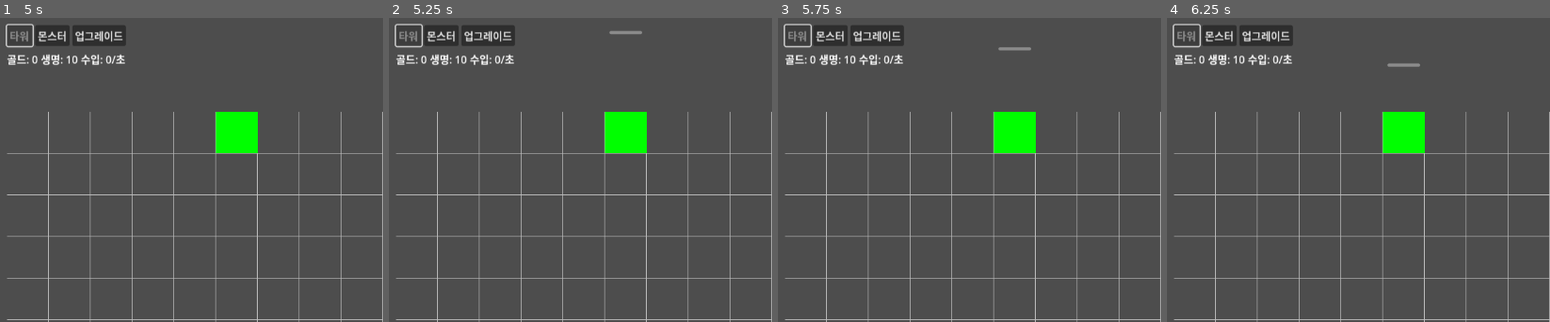
Above: before the commit, frames 1-4 (left to right).
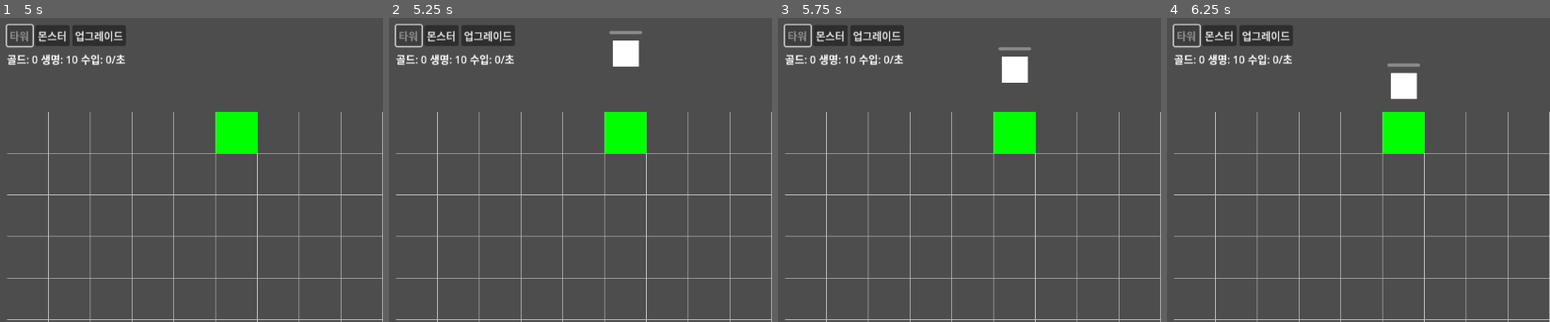
Above: after the commit, the same moments.

Repository: kwonskdev/tower_defence
Game: Godot game, scene res://scenes/main/MainGame.tscn
The game is run twice, just before and just after one commit, with the same random seed, the same clock (stepped at 60 frames per second) and the same inputs.
Inputs:
- Up to frame 1 (5 s): click "몬스터" at 0.5 s; click "타워" at 1.25 s; click "업그레이드" at 2 s; click "타워" at 2.75 s; click "Sniper Tower" at 3.5 s; click "Artillery Tower" at 4.25 s
- Up to frame 2 (5.25 s): click "Rapid Sniper" at 5 s
- Up to frame 3 (5.75 s): no input
- Up to frame 4 (6.25 s): click "AA Sniper" at 5.75 s

Frame 1 is identical in both runs. In frame 2, 0.6% of the frame differs, in the area x 58-66%, y 7-17%; in frame 3, 0.6%; in frame 4, 0.6%, in the area x 58-66%, y 17-27%.

Commit message:
fix: 타워와 몬스터 시각적 표현 추가
구현 내용:
- TowerBase: 색깔별 60x60 사각형 텍스처 동적 생성
  - 7가지 색깔 지원 (빨강/주황/노랑/초록/파랑/남색/보라)
  - _setup_visual() 메서드로 Sprite2D에 텍스처 할당

- MonsterBase: 타입별 40x40 사각형 텍스처 동적 생성
  - 일반형(흰색), 공격형(진빨강), 지원형(청록), 공중형(연파랑)
  - _get_monster_display_color() 메서드로 타입별 색상 구분

시각적 개선 효과:
- 이제 타워가 화면에서 색깔별로 보임
- 몬스터가 타입별로 구분되어 보임
- 기본적인 게임 요소 식별 가능

다음 단계: 충돌 감지 및 상호작용 시스템 연결

🤖 Generated with [Claude Code](https://claude.ai/code)

Co-Authored-By: Claude <noreply@anthropic.com>

Diff:
--- a/scripts/monsters/MonsterBase.gd
+++ b/scripts/monsters/MonsterBase.gd
@@ -45,8 +45,36 @@
 	current_stats = base_stats.duplicate()
 	_initialize_monster_type()
 	_setup_collision()
+	_setup_visual()
 
 	Logger.monster_ai_log("Monster initialized: %s (Type: %s)" % [monster_name, _type_to_string(monster_type)])
+
+func _setup_visual():
+	var sprite = get_node("Sprite2D") as Sprite2D
+	if sprite:
+		var texture = ImageTexture.new()
+		var image = Image.create(40, 40, false, Image.FORMAT_RGB8)
+
+		var monster_color = _get_monster_display_color()
+		image.fill(monster_color)
+
+		texture.set_image(image)
+		sprite.texture = texture
+
+		Logger.monster_ai_log("Monster visual setup: %s (%s)" % [monster_name, _type_to_string(monster_type)])
+
+func _get_monster_display_color() -> Color:
+	match monster_type:
+		MonsterType.NORMAL:
+			return Color.WHITE
+		MonsterType.AGGRESSIVE:
+			return Color.DARK_RED
+		MonsterType.SUPPORT:
+			return Color.CYAN
+		MonsterType.FLYING:
+			return Color.LIGHT_BLUE
+		_:
+			return Color.GRAY
 
 func _initialize_monster_type():
 	match monster_type:
--- a/scripts/towers/TowerBase.gd
+++ b/scripts/towers/TowerBase.gd
@@ -53,6 +53,40 @@
 	_initialize_tower()
 	_setup_components()
 	_apply_attribute_bonuses()
+	_setup_visual()
+
+func _setup_visual():
+	var sprite = get_node("Sprite2D") as Sprite2D
+	if sprite:
+		var texture = ImageTexture.new()
+		var image = Image.create(60, 60, false, Image.FORMAT_RGB8)
+
+		var tower_color = _get_tower_display_color()
+		image.fill(tower_color)
+
+		texture.set_image(image)
+		sprite.texture = texture
+
+		Logger.tower_log("Tower visual setup: %s color" % _color_to_string(color))
+
+func _get_tower_display_color() -> Color:
+	match color:
+		TowerColor.RED:
+			return Color.RED
+		TowerColor.ORANGE:
+			return Color.ORANGE
+		TowerColor.YELLOW:
+			return Color.YELLOW
+		TowerColor.GREEN:
+			return Color.GREEN
+		TowerColor.BLUE:
+			return Color.BLUE
+		TowerColor.INDIGO:
+			return Color(0.3, 0.0, 0.5)  # 남색
+		TowerColor.VIOLET:
+			return Color.MAGENTA
+		_:
+			return Color.GRAY
 
 func _initialize_tower():
 	current_stats = base_stats.duplicate()
